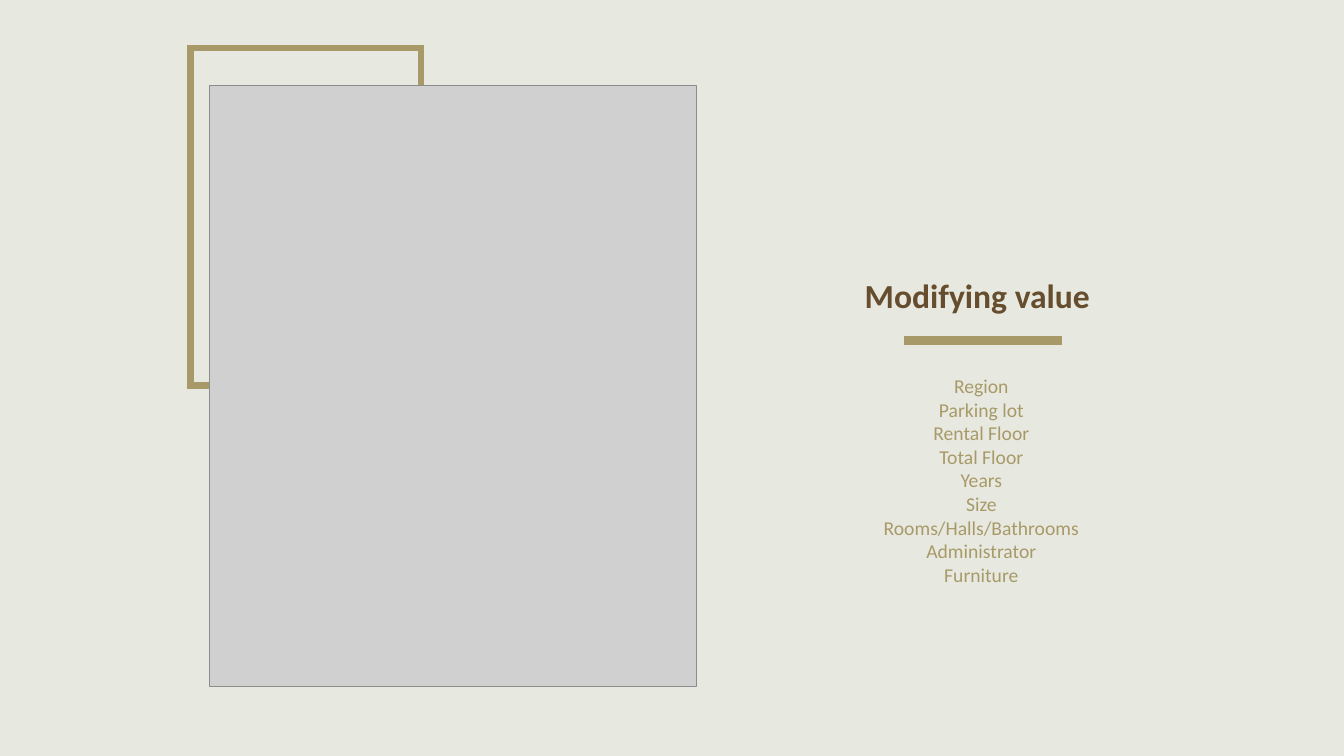
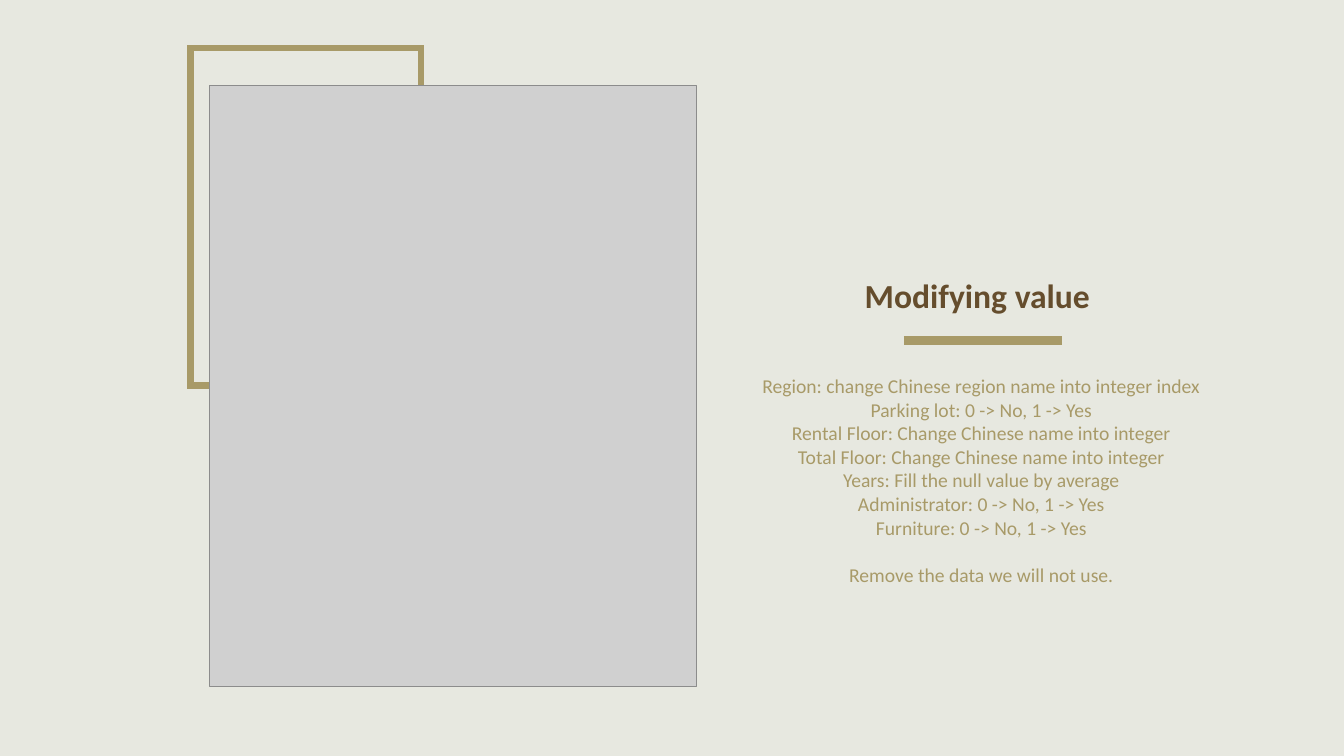
Before and after one commit to 1071-DataScience/finalproject-RyuChu, a slide deck: slide 5 of docs/1071_datascience_FP_<107753042|Taipei_House_Rental_2018>.pptx. Drawn at 1344x756 pixels with LibreOffice and Linux fonts; fonts in the diff are those of the drawing; grey boxes stand for pictures. Boxes give left, top, right and bottom in pixels: in the first picture for what was removed or moved away, otherwise in the second. Text is boxed around its words. In the diff, an @@ line names an element or a change of style, - is before the commit and + after.

```diff
--- a/docs/1071_datascience_FP_<107753042|Taipei_House_Rental_2018>.pptx
+++ b/docs/1071_datascience_FP_<107753042|Taipei_House_Rental_2018>.pptx
@@ text at <box>762,379,1200,582</box>: text changed @@
-Region
-Parking lot
-Rental Floor
-Total Floor
-Years
-Size
-Rooms/Halls/Bathrooms
-Administrator
-Furniture
+Region: change Chinese region name into integer index
+Parking lot: 0 -> No, 1 -> Yes
+Rental Floor: Change Chinese name into integer
+Total Floor: Change Chinese name into integer
+Years: Fill the null value by average
+Administrator: 0 -> No, 1 -> Yes
+Furniture: 0 -> No, 1 -> Yes
+Remove the data we will not use.
```
Also in this commit, not shown: 2 other slides changed, 1 slide added.
